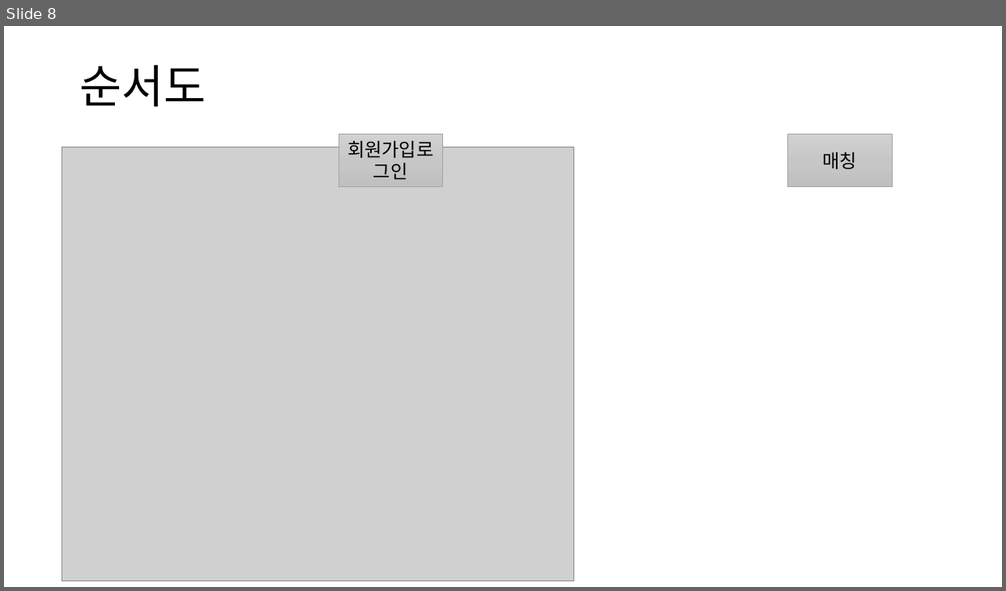
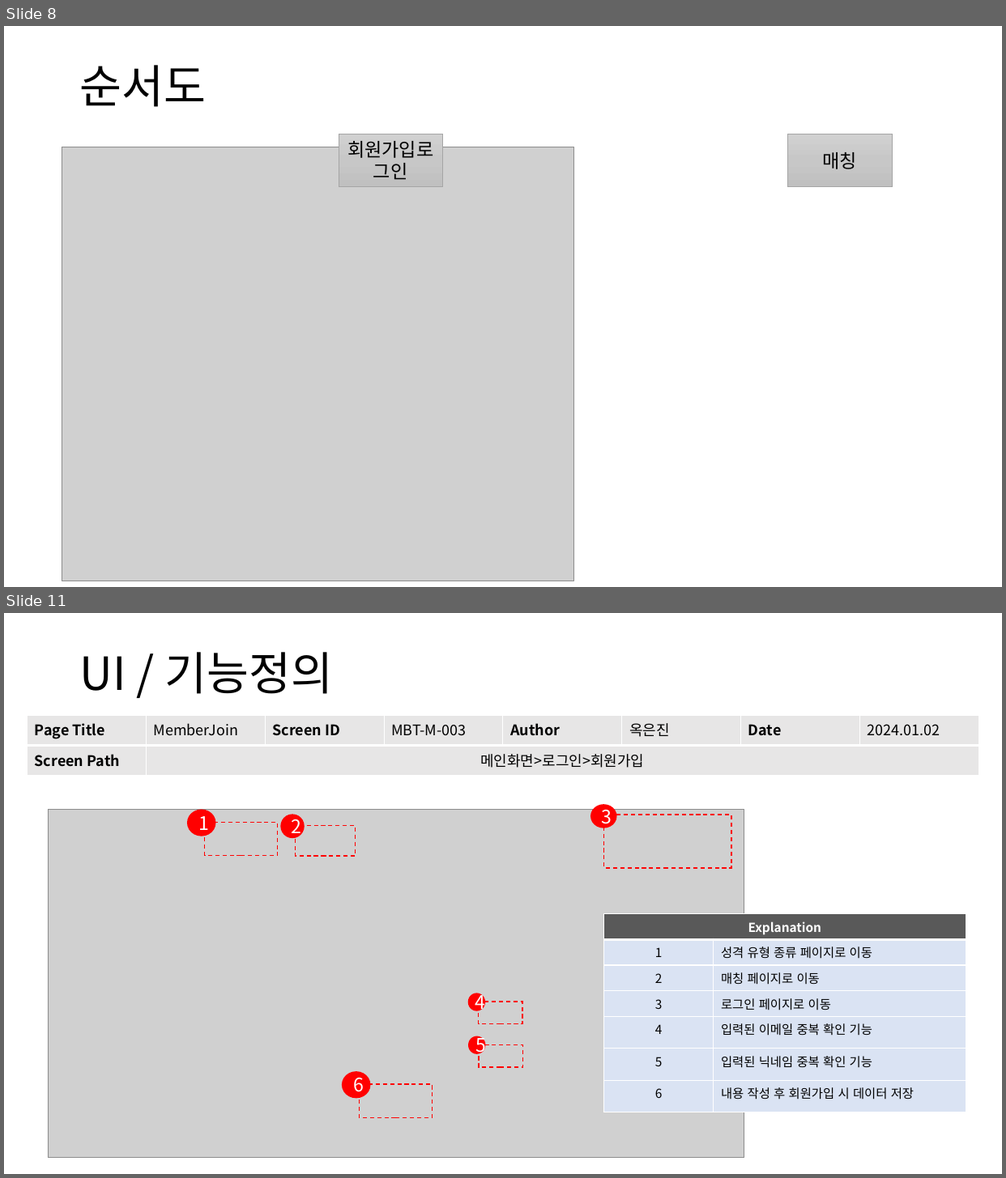
Before and after one commit to piepenie/NO6, a slide deck: MBTI 스토리보드.pptx. Shown one above the other, each under a label of ours: slide 8 before the commit, slides 8 and 11 after it; the slides between them are not shown. The pictures are 1006x591 and 1006x1178 pixels, drawn with LibreOffice and Linux fonts; fonts in the diff are those of the drawing; grey boxes stand for pictures. Boxes give left, top, right and bottom in pixels: in the first picture for what was removed or moved away, otherwise in the second. Text is boxed around its words. In the diff, an @@ line names an element or a change of style, - is before the commit and + after.

Commit message:
ui/function explanation

```diff
--- a/MBTI 스토리보드.pptx
+++ b/MBTI 스토리보드.pptx
@@ slide 11 added at (x1=4, y1=613, x2=1002, y2=1174), background #FFFFFF @@
@@ text added at (x1=80, y1=652, x2=334, y2=694), 44 pt, text #000000 @@
+UI / 기능정의
@@ table added at (x1=27, y1=715, x2=979, y2=776), 2 rows, 8 columns @@
+Page Title | MemberJoin | Screen ID | MBT-M-003 | Author | 옥은진 | Date | 2024.01.02
+Screen Path | 메인화면>로그인>회원가입 |  |  |  |  |  | 
@@ table added at (x1=603, y1=914, x2=966, y2=1109), 7 rows, 2 columns @@
+Explanation | 
+1 | 성격 유형 종류 페이지로 이동
+2 | 매칭 페이지로 이동
+3 | 로그인 페이지로 이동
+4 | 입력된 이메일 중복 확인 기능
+5 | 입력된 닉네임 중복 확인 기능
+6 | 내용 작성 후 회원가입 시 데이터 저장
@@ group added at (x1=49, y1=805, x2=744, y2=1158): 6 rectangles, 6 ellipses, 1 picture @@
+1
+2
+3
+6
+4
+5
```
Also in this commit, not shown: 1 slide changed, 8 other slides added.
